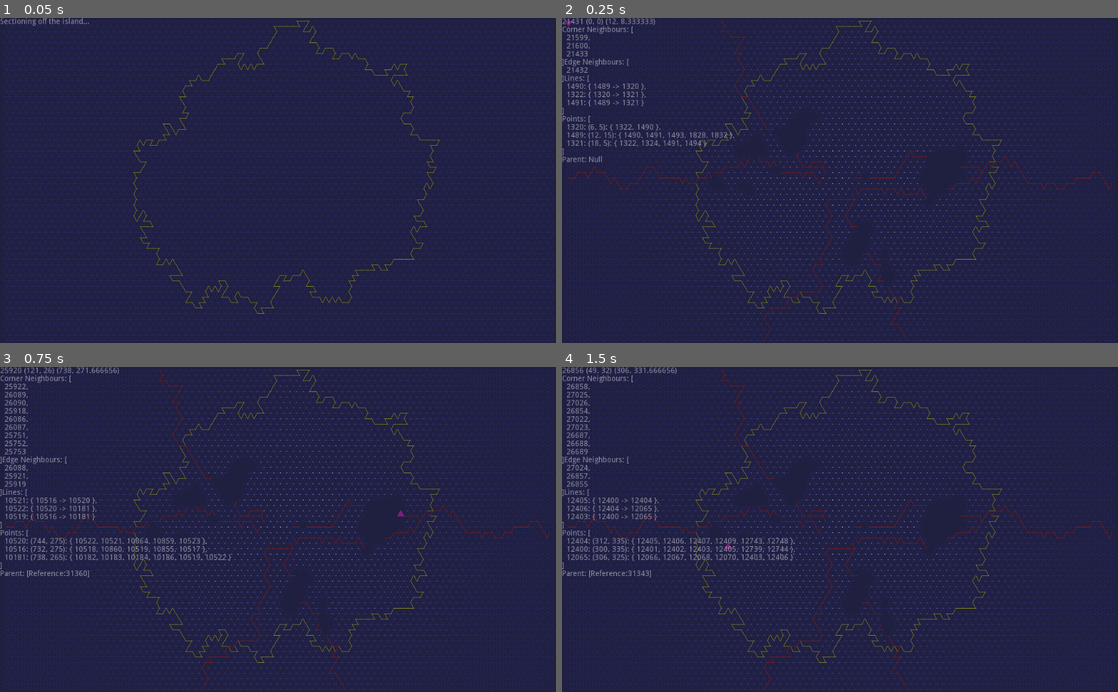
Above: before the commit, frames 1-4 (two rows, left to right).
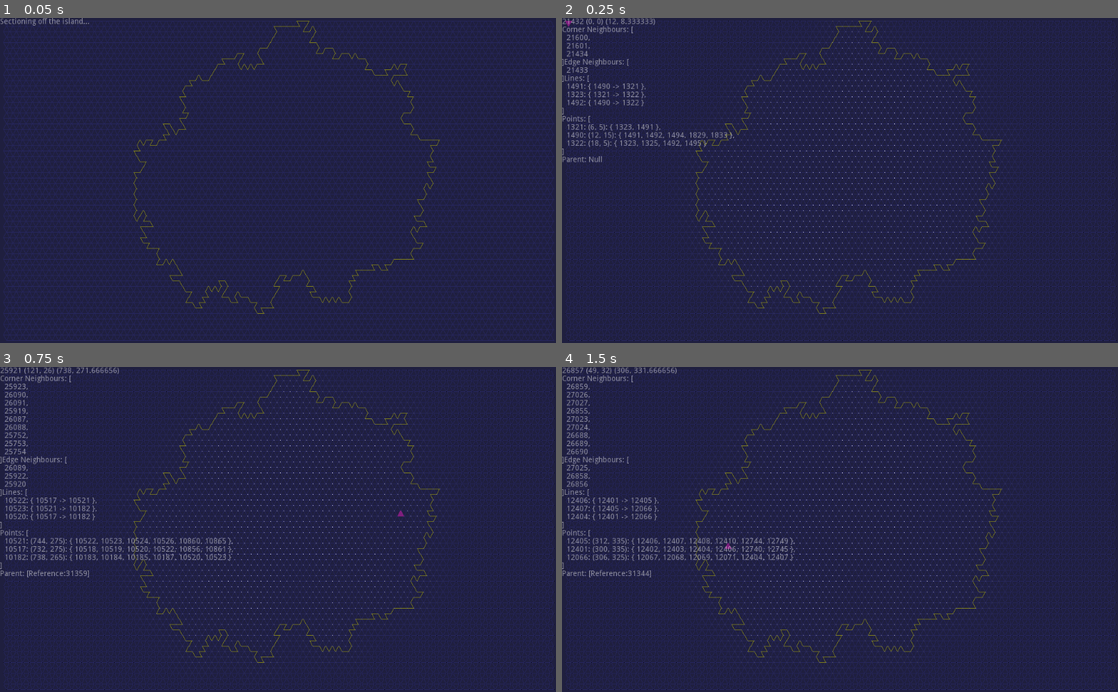
Above: after the commit, the same moments.

Repository: MichaelReel/2DMapGen_2023
Game: Godot game, scene res://PixelDrawn/TriBlobs.tscn
The game is run twice, just before and just after one commit, with the same random seed, the same clock (stepped at 60 frames per second) and the same inputs. This scene is started directly instead of the project's main scene.
Inputs (mouse positions are in pixels of both pictures, inside the frame that each line leads up to):
- Up to frame 1 (0.05 s): no input
- Up to frame 2 (0.25 s): no input
- Up to frame 3 (0.75 s): tap Enter at 0.5 s; move the mouse to (400, 513) at 0.52 s
- Up to frame 4 (1.5 s): tap Space at 1.25 s; move the mouse to (728, 545) at 1.27 s

Frame 1 is identical in both runs. In frame 2, 1.3% of the frame differs, in the area x 1-99%, y 0-100%; in frame 3, 1.5%; in frame 4, 1.4%.

Commit message:
Allowing the sub regions to affect the pixel heights There are probably some opportunities to gain performance

Diff:
--- a/PixelDrawn/TriBlobs.gd
+++ b/PixelDrawn/TriBlobs.gd
@@ -41,7 +41,7 @@
 	var _pos: Vector2
 	var _connections: Array
 	var _polygons: Array
-	var _height_color_scale: float = 1.0 / 30.0
+	var _height_color_scale: float = 1.0 / 10.0
 	var _height_set: bool = false
 	var _height: float
 
@@ -428,6 +428,84 @@
 			var swap = target[i]
 			target[i] = target[j]
 			target[j] =swap
+
+	static func _get_chains_from_lines(perimeter: Array) -> Array:
+		"""
+		Given an array of unordered BaseLines on the perimeter of a shape
+		Return an array, each element of which is an array of BaseLines ordered by
+		the path around the perimeter. One of the arrays will be the outer shape and the
+		rest will be internal "holes" in the shape.
+		"""
+		var perimeter_lines := perimeter.duplicate()
+		# Identify chains by tracking each point in series of perimeter lines
+		var chains: Array = []
+		while not perimeter_lines.empty():
+			# Next chain, pick the end of a line
+			var chain_done = false
+			var chain_flipped = false
+			var chain: Array = []
+			var next_chain_line: BaseLine = perimeter_lines.pop_back()
+			var start_chain_point: BasePoint = next_chain_line.get_points().front()
+			var next_chain_point: BasePoint = next_chain_line.other_point(start_chain_point)
+			# Follow the lines until we reach back to the beginning
+			while not chain_done:
+				chain.append(next_chain_line)
+
+				# Do we have a complete chain now?
+				if len(chain) >= 3 and chain.front().shares_a_point_with(chain.back()):
+					chains.append(chain)
+					chain_done = true
+					continue
+
+				# Which directions can we go from here?
+				var connections = next_chain_point.get_connections()
+				var directions: Array = []
+				for line in connections:
+					# Skip the current line
+					if line == next_chain_line:
+						continue
+					if perimeter_lines.has(line):
+						directions.append(line)
+
+				# If there's no-where to go, something went wrong
+				if len(directions) <= 0:
+					printerr("FFS: This line goes nowhere!")
+
+				# If there's only one way to go, go that way
+				elif len(directions) == 1:
+					next_chain_line = directions.front()
+					next_chain_point = next_chain_line.other_point(next_chain_point)
+					perimeter_lines.erase(next_chain_line)
+
+				else:
+					# Any links that link back to start of the current chain?
+					var loop = false
+					for line in directions:
+						if line.other_point(next_chain_point) == start_chain_point:
+							loop = true
+							next_chain_line = line
+							next_chain_point = next_chain_line.other_point(next_chain_point)
+							perimeter_lines.erase(line)
+
+					if not loop:
+						# Multiple directions with no obvious loop,
+						# Reverse the chain to extend it in the opposite direction
+						if chain_flipped:
+							# This chain has already been flipped, both ends are trapped
+							# Push this chain back into the pool of lines and try again
+							chain.append_array(perimeter_lines)
+							perimeter_lines = chain
+							chain_done = true
+							continue
+
+						chain.invert()
+						var old_start_point : BasePoint = start_chain_point
+						start_chain_point = next_chain_point
+						next_chain_line = chain.pop_back()
+						next_chain_point = old_start_point
+						chain_flipped = true
+
+		return chains
 
 
 class Stage extends Utils:
@@ -637,84 +715,6 @@
 			cell.draw_triangle_on_image(image, color)
 		image.unlock()
 
-	static func _get_chains_from_lines(perimeter: Array) -> Array:
-		"""
-		Given an array of unordered BaseLines on the perimeter of a shape
-		Return an array, each element of which is an array of BaseLines ordered by
-		the path around the perimeter. One of the arrays will be the outer shape and the
-		rest will be internal "holes" in the shape.
-		"""
-		var perimeter_lines := perimeter.duplicate()
-		# Identify chains by tracking each point in series of perimeter lines
-		var chains: Array = []
-		while not perimeter_lines.empty():
-			# Next chain, pick the end of a line
-			var chain_done = false
-			var chain_flipped = false
-			var chain: Array = []
-			var next_chain_line: BaseLine = perimeter_lines.pop_back()
-			var start_chain_point: BasePoint = next_chain_line.get_points().front()
-			var next_chain_point: BasePoint = next_chain_line.other_point(start_chain_point)
-			# Follow the lines until we reach back to the beginning
-			while not chain_done:
-				chain.append(next_chain_line)
-
-				# Do we have a complete chain now?
-				if len(chain) >= 3 and chain.front().shares_a_point_with(chain.back()):
-					chains.append(chain)
-					chain_done = true
-					continue
-
-				# Which directions can we go from here?
-				var connections = next_chain_point.get_connections()
-				var directions: Array = []
-				for line in connections:
-					# Skip the current line
-					if line == next_chain_line:
-						continue
-					if perimeter_lines.has(line):
-						directions.append(line)
-
-				# If there's no-where to go, something went wrong
-				if len(directions) <= 0:
-					printerr("FFS: This line goes nowhere!")
-
-				# If there's only one way to go, go that way
-				elif len(directions) == 1:
-					next_chain_line = directions.front()
-					next_chain_point = next_chain_line.other_point(next_chain_point)
-					perimeter_lines.erase(next_chain_line)
-
-				else:
-					# Any links that link back to start of the current chain?
-					var loop = false
-					for line in directions:
-						if line.other_point(next_chain_point) == start_chain_point:
-							loop = true
-							next_chain_line = line
-							next_chain_point = next_chain_line.other_point(next_chain_point)
-							perimeter_lines.erase(line)
-
-					if not loop:
-						# Multiple directions with no obvious loop,
-						# Reverse the chain to extend it in the opposite direction
-						if chain_flipped:
-							# This chain has already been flipped, both ends are trapped
-							# Push this chain back into the pool of lines and try again
-							chain.append_array(perimeter_lines)
-							perimeter_lines = chain
-							chain_done = true
-							continue
-
-						chain.invert()
-						var old_start_point : BasePoint = start_chain_point
-						start_chain_point = next_chain_point
-						next_chain_line = chain.pop_back()
-						next_chain_point = old_start_point
-						chain_flipped = true
-
-		return chains
-
 	func _add_non_perimeter_boundaries() -> void:
 		"""
 		Find triangles on the boundary front that aren't against the perimeter and
@@ -869,7 +869,7 @@
 		for cell in _cells:
 			cell.draw_triangle_on_image(image, _debug_color)
 
-	func find_borders() -> void:
+	func expand_margins() -> void:
 		var border_cells: Array = []
 		for cell in _cells:
 			if cell.count_neighbours_with_parent(self) < 3:
@@ -896,7 +896,7 @@
 	var _started: bool
 	var _regions: Array
 	var _regions_done: bool
-	var _borders_done: bool
+	var _margins_done: bool
 	var _rng: RandomNumberGenerator
 
 	func _init(parent: TriBlob, colors: Array, rng_seed: int) -> void:
@@ -905,7 +905,7 @@
 		_started = false
 		_regions = []
 		_regions_done = false
-		_borders_done = false
+		_margins_done = false
 		_rng = RandomNumberGenerator.new()
 		_rng.seed = rng_seed
 
@@ -933,13 +933,13 @@
 					_regions_done = true
 				continue
 
-			if not _borders_done:
-				find_borders()
-				_borders_done = true
+			if not _margins_done:
+				expand_margins()
+				_margins_done = true
 
 
 	func update_complete() -> bool:
-		return _regions_done and _borders_done
+		return _regions_done and _margins_done
 
 	func update_image(image: Image) -> void:
 		# Don't draw these regions, unless we're still in the creation steps
@@ -950,9 +950,9 @@
 			image.unlock()
 		.update_image(image)
 
-	func find_borders() -> void:
+	func expand_margins() -> void:
 		for region in _regions:
-			region.find_borders()
+			region.expand_margins()
 
 	func get_regions() -> Array:
 		return _regions
@@ -962,6 +962,8 @@
 	var _parent: Region
 	var _debug_color: Color
 	var _cells: Array
+	var _perimeter_points: Array
+	var _inner_perimeter: Array
 	var _region_front: Array
 	var _rng: RandomNumberGenerator
 
@@ -969,6 +971,7 @@
 		_parent = parent
 		_debug_color = debug_color
 		_cells = []
+		_perimeter_points = []
 		_region_front = [start_triangle]
 		_rng = RandomNumberGenerator.new()
 		_rng.seed = rng_seed
@@ -998,7 +1001,7 @@
 		for cell in _cells:
 			cell.draw_triangle_on_image(image, color)
 
-	func find_borders() -> void:
+	func expand_margins() -> void:
 		var border_cells: Array = []
 		for cell in _cells:
 			if cell.count_neighbours_with_parent(self) < 3:
@@ -1015,6 +1018,36 @@
 			random_cells.append(_cells[_rng.randi() % len(_cells)])
 		return random_cells
 
+	func _get_points_in_region() -> Array:
+		"""Get all the points within the region"""
+		var points: Array = []
+		for triangle in _cells:
+			for point in triangle.get_points():
+				if not point in points:
+					points.append(point)
+		return points
+
+	func identify_perimeter_points() -> void:
+		var region_points : Array = _get_points_in_region()
+		for point in region_points:
+			if point.has_polygon_with_parent(_parent):
+				_perimeter_points.append(point)
+
+		for outer_point in _perimeter_points:
+			for point in outer_point.get_connected_points():
+				if (
+					not point in _perimeter_points
+					and point in region_points
+					and not point in _inner_perimeter
+				):
+					_inner_perimeter.append(point)
+
+	func get_outer_perimeter_points() -> Array:
+		return _perimeter_points
+
+	func get_inner_perimeter_points() -> Array:
+		return _inner_perimeter
+
 
 class SubRegionManager extends Stage:
 	var _parent_manager: RegionManager
@@ -1022,7 +1055,8 @@
 	var _started: bool
 	var _regions: Array
 	var _regions_done: bool
-	var _borders_done: bool
+	var _margins_done: bool
+	var _perimeters_done: bool
 	var _rng: RandomNumberGenerator
 
 	func _init(parent_manager: RegionManager, colors: Array, rng_seed: int) -> void:
@@ -1031,7 +1065,8 @@
 		_started = false
 		_regions = []
 		_regions_done = false
-		_borders_done = false
+		_margins_done = false
+		_perimeters_done = false
 		_rng = RandomNumberGenerator.new()
 		_rng.seed = rng_seed
 
@@ -1061,12 +1096,16 @@
 					_regions_done = true
 				continue
 
-			if not _borders_done:
-				find_borders()
-				_borders_done = true
+			if not _margins_done:
+				expand_margins()
+				_margins_done = true
+
+			if not _perimeters_done:
+				identify_perimeters()
+				_perimeters_done = true
 
 	func update_complete() -> bool:
-		return _regions_done and _borders_done
+		return _perimeters_done
 
 	func update_image(image: Image) -> void:
 		# Don't draw these regions, unless we're still in the creation steps
@@ -1077,22 +1116,32 @@
 			image.unlock()
 		.update_image(image)
 
-	func find_borders() -> void:
+	func expand_margins() -> void:
 		for region in _regions:
-			region.find_borders()
+			region.expand_margins()
+
+	func identify_perimeters() -> void:
+		for region in _regions:
+			region.identify_perimeter_points()
 
 	func sub_region_for_edge(edge: BaseLine):
 		for tri in edge.get_bordering_triangles():
 			var sub_region = tri.get_parent()
 			if sub_region in _regions:
 				return sub_region
-
+		return null
+
+	func sub_region_for_point(point: BasePoint):
+		for region in _regions:
+			if point.has_polygon_with_parent(region):
+				return region
 		return null
 
 
 class PointHeightsManager extends Stage:
 	var _grid: BaseGrid
 	var _island: TriBlob
+	var _lake_manager: SubRegionManager
 	var _color: Color
 	var _diff_height: float = 1.0
 	var _sealevel_points: Array
@@ -1105,9 +1154,10 @@
 	var _downhill_complete: bool
 	var _uphill_complete: bool
 
-	func _init(grid: BaseGrid, island: TriBlob, color: Color) -> void:
+	func _init(grid: BaseGrid, island: TriBlob, lake_manager: SubRegionManager, color: Color) -> void:
 		_grid = grid
 		_island = island
+		_lake_manager = lake_manager
 		_color = color
 		_sealevel_started = false
 		_height_fronts_started = false
@@ -1154,9 +1204,28 @@
 		for center_point in _uphill_front:
 			for point in center_point.get_connected_points():
 				if not point.height_set():
-					point.set_height(_uphill_height)
 					new_uphill_front.append(point)
+					# If this point is on a sub-region lake,
+					var lake : SubRegion = _lake_manager.sub_region_for_point(point)
+					if lake:
+						#  add the perimeter points to the uphill
+						new_uphill_front.append_array(lake.get_outer_perimeter_points())
+
+						# and any inside points to the downhill,
+						var inside_points : Array = lake.get_inner_perimeter_points()
+						if not inside_points.empty():
+							#  reset the downhill state, and set the downhill height
+							_downhill_height = _uphill_height - _diff_height
+							_downhill_front.append_array(inside_points)
+							_downhill_complete = false
+
+		for point in new_uphill_front:
+			point.set_height(_uphill_height)
 		_uphill_front = new_uphill_front
+
+		if not _downhill_front.empty():
+			for point in _downhill_front:
+				point.set_height(_downhill_height)
 
 	func update_data_tick(return_after: float) -> void:
 		while OS.get_ticks_msec() < return_after:
@@ -1295,8 +1364,8 @@
 	var mouse_tracker := MouseTracker.new(base_grid, CURSOR_COLOR)
 	var region_manager := RegionManager.new(land_blob, REGION_COLORS, base_rng.randi())
 	var sub_regions_manager := SubRegionManager.new(region_manager, SUB_REGION_COLORS, base_rng.randi())
-	var height_manager := PointHeightsManager.new(base_grid, land_blob, Color8(255,255,255,255))
-	var river_manager := RiverManager.new(base_grid, sub_regions_manager, RIVER_COUNT, RIVER_COLOR, LAKE_COLOR, base_rng.randi())
+	var height_manager := PointHeightsManager.new(base_grid, land_blob, sub_regions_manager, Color8(255,255,255,255))
+#	var river_manager := RiverManager.new(base_grid, sub_regions_manager, RIVER_COUNT, RIVER_COLOR, LAKE_COLOR, base_rng.randi())
 
 	stages = [
 		base_grid,
@@ -1304,7 +1373,7 @@
 		region_manager,
 		sub_regions_manager,
 		height_manager,
-		river_manager,
+#		river_manager,
 		mouse_tracker
 	]
 
